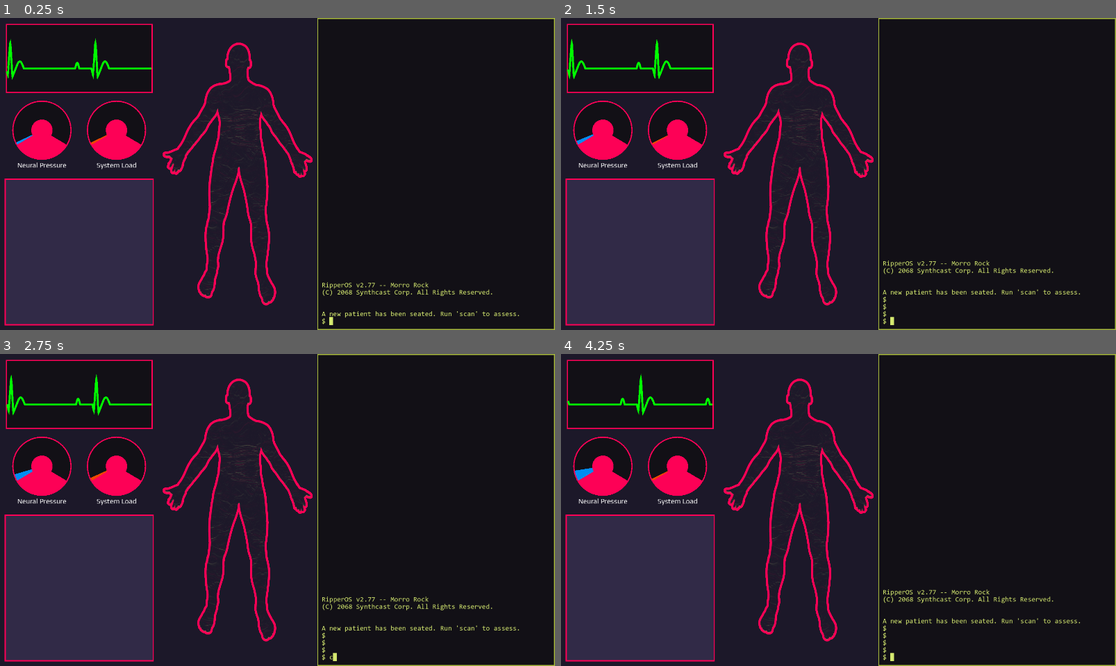
Above: before the commit, frames 1-4 (two rows, left to right).
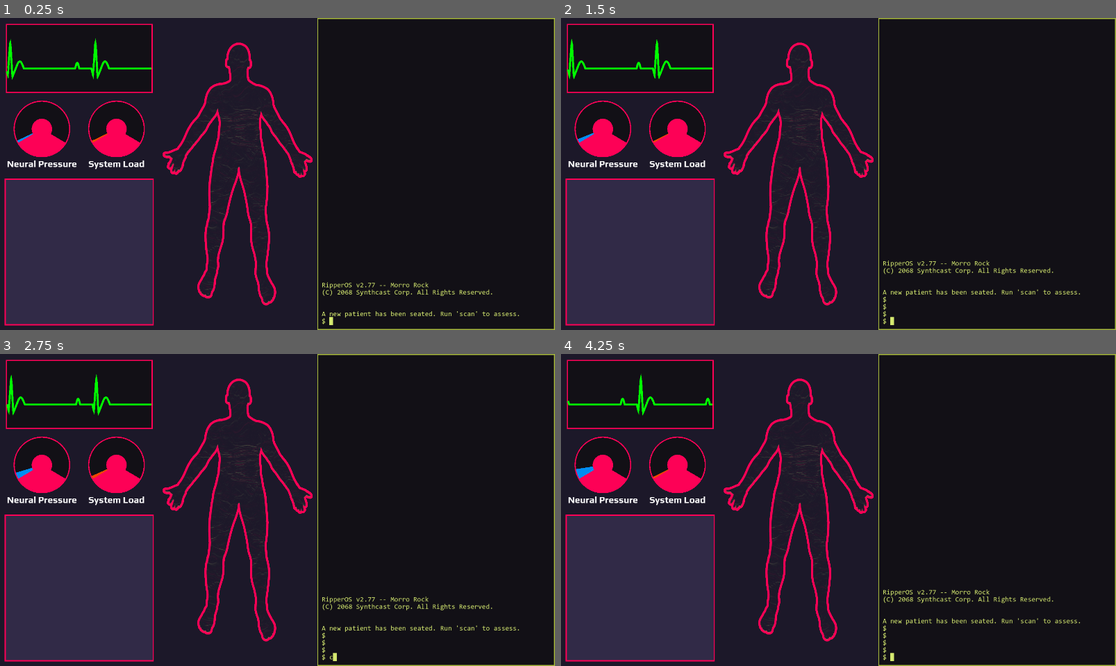
Above: after the commit, the same moments.

Repository: aaronrjackson/ripperdoc
Game: Godot game, scene res://main.tscn
Two runs of this game, one before a commit and one after it. Both use one fixed random seed, a clock stepped at 60 frames per second and the inputs below.
Inputs:
- Up to frame 1 (0.25 s): no input
- Up to frame 2 (1.5 s): tap Enter at 0.5, 0.6 s; hold Right 0.53-1.28 s; hold Down from 1.28 s (still down); tap Keypad Enter at 1.35 s
- Up to frame 3 (2.75 s): release Down at 2.03 s; hold Right from 2.03 s (still down); tap C at 2.1 s
- Up to frame 4 (4.25 s): release Right at 2.78 s; hold Up 2.78-3.53 s; tap Backspace at 2.85 s; hold Left from 3.53 s (still down); tap Enter at 3.6 s

The runs differ from the first frame. In frame 1, 0.8% of the frame differs, in the area x 1-27%, y 26-49%; in frame 2, 0.8%; in frame 3, 0.9%; in frame 4, 0.9%.

Commit message:
nothing really

Diff:
--- a/game_manager.gd
+++ b/game_manager.gd
@@ -285,10 +285,10 @@
 
 func _maybe_trigger_vfib() -> void:
 	# fires randomly mid-session; called only from load_character
-	await get_tree().create_timer(randf_range(30.0, 90.0)).timeout
+	await get_tree().create_timer(randf_range(45.0, 90.0)).timeout
 	if current_character == null or is_dead:
 		return
-	if randf() < 0.2: # 20% chance after delay - overall rare
+	if randf() < 0.15: # 15% chance after delay - overall rare
 		_start_vfib()
 
 func _start_vfib() -> void:
--- a/vitals/vitals.tscn
+++ b/vitals/vitals.tscn
@@ -4,7 +4,7 @@
 [ext_resource type="Script" uid="uid://80n8bl0ga6cr" path="res://vitals/vitals.gd" id="1_ybwv6"]
 [ext_resource type="Script" uid="uid://b4ihnodwuudo7" path="res://vitals/neural_pressure.gd" id="2_tn2t3"]
 [ext_resource type="Script" uid="uid://b3itl8gua5rge" path="res://vitals/system_load.gd" id="3_tn2t3"]
-[ext_resource type="FontFile" uid="uid://b5yqqge8omiya" path="res://resources/fonts/Play-Regular.ttf" id="4_ifak7"]
+[ext_resource type="FontFile" uid="uid://cdugwjwmwe64t" path="res://resources/fonts/Play-Bold.ttf" id="4_ifak7"]
 
 [sub_resource type="StyleBoxFlat" id="StyleBoxFlat_ifak7"]
 bg_color = Color(0.10980392, 0.09411765, 0.16078432, 1)
@@ -19,7 +19,7 @@
 
 [sub_resource type="LabelSettings" id="LabelSettings_4tkut"]
 font = ExtResource("4_ifak7")
-font_size = 24
+font_size = 32
 
 [sub_resource type="StyleBoxEmpty" id="StyleBoxEmpty_ifak7"]
 
